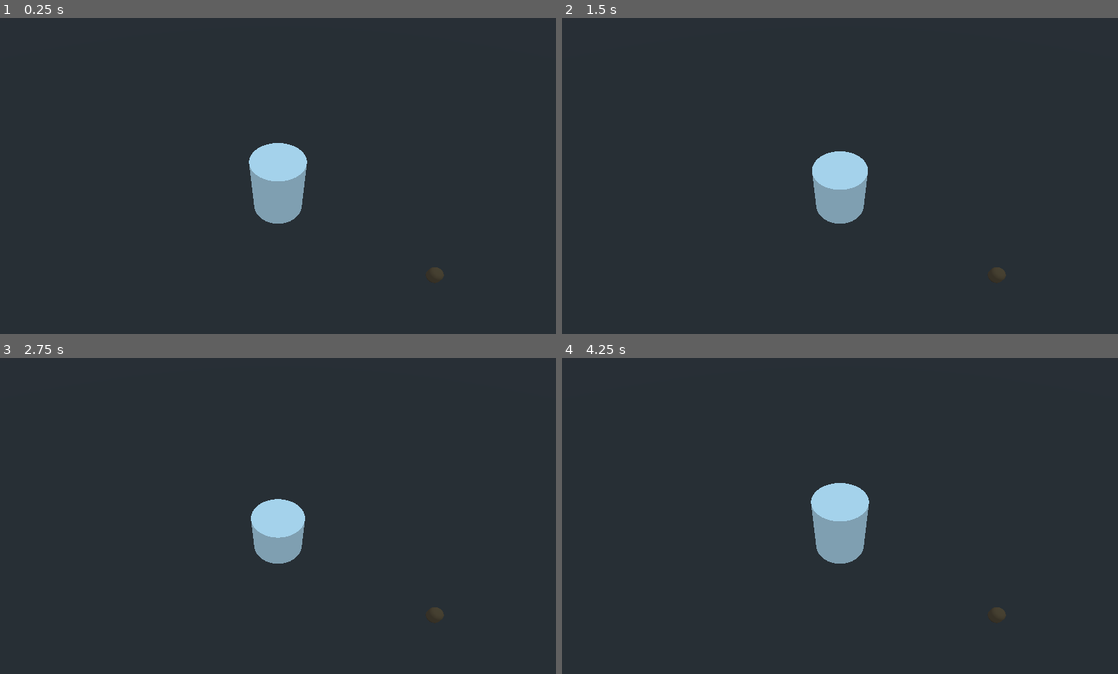
Above: before the commit, frames 1-4 (two rows, left to right).
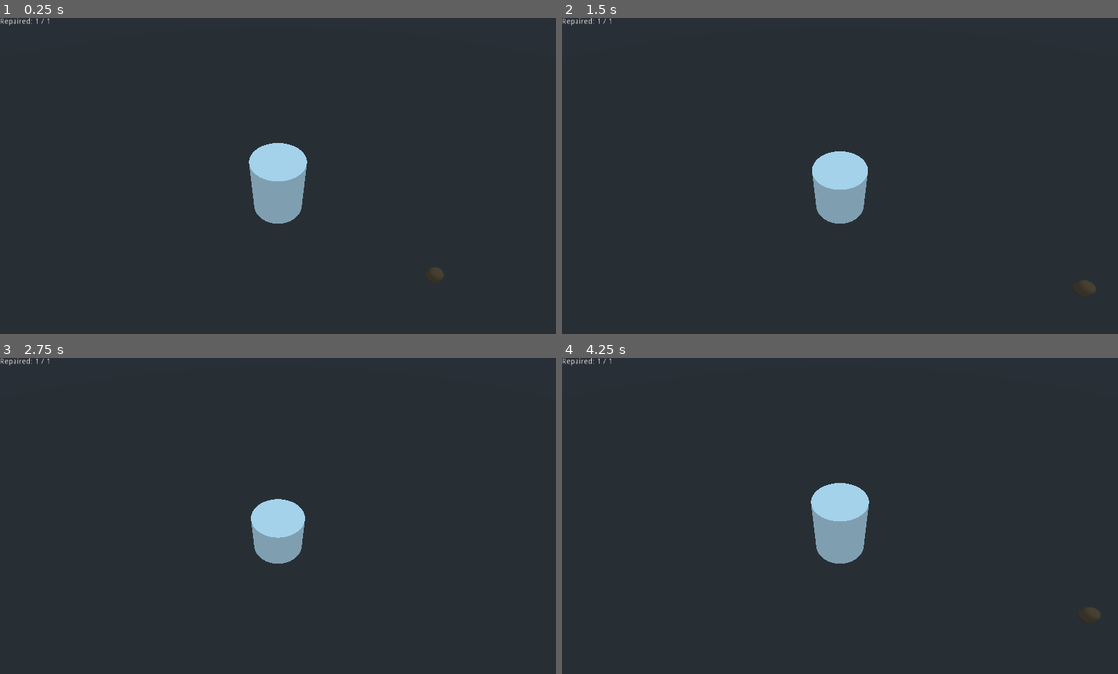
Above: after the commit, the same moments.

Repository: bmolyneaux/GGJ2020
Game: Godot game, scene res://Level/Jez Test Town.tscn
The game is run twice, just before and just after one commit, with the same random seed, the same clock (stepped at 60 frames per second) and the same inputs. This scene is started directly instead of the project's main scene.
Inputs:
- Up to frame 1 (0.25 s): no input
- Up to frame 2 (1.5 s): hold D 0.53-1.28 s; hold S from 1.28 s (still down)
- Up to frame 3 (2.75 s): release S at 2.03 s; hold D from 2.03 s (still down)
- Up to frame 4 (4.25 s): release D at 2.78 s; hold W 2.78-3.53 s; hold A from 3.53 s (still down)

The runs differ from the first frame. In frame 1, less than 0.1% of the frame differs, in the area x 0-9%, y 0-3%; in frame 2, 0.2%, in the area x 0-96%, y 0-87%; in frame 3, 0.1%; in frame 4, 0.2%.

Commit message:
Add a debug label to say what the score is

Diff:
--- a/Game/GameManager.gd
+++ b/Game/GameManager.gd
@@ -11,3 +11,5 @@
 	for repairable in repairables:
 		if repairable.repaired:
 			numRepaired += 1
+
+	$DebugLabel.text = "Repaired: %s / %s" % [numRepaired, repairables.size()]
--- a/Level/Jez Test Town.tscn
+++ b/Level/Jez Test Town.tscn
@@ -1,8 +1,9 @@
-[gd_scene load_steps=4 format=2]
+[gd_scene load_steps=5 format=2]
 
 [ext_resource path="res://Repairable/Repairable.tscn" type="PackedScene" id=1]
 [ext_resource path="res://Repairer/Repairer.tscn" type="PackedScene" id=2]
 [ext_resource path="res://Game/GameManager.gd" type="Script" id=3]
+[ext_resource path="res://Repairer/PlayerController.gd" type="Script" id=4]
 
 [node name="Spatial" type="Spatial"]
 
@@ -15,5 +16,16 @@
 [node name="Repairer" parent="." instance=ExtResource( 2 )]
 transform = Transform( 1, 0, 0, 0, 1, 0, 0, 0, 1, 4.98274, 0, 3.11699 )
 
+[node name="Node" type="Node" parent="Repairer"]
+script = ExtResource( 4 )
+
 [node name="Game Manager" type="Node" parent="."]
 script = ExtResource( 3 )
+
+[node name="DebugLabel" type="RichTextLabel" parent="Game Manager"]
+margin_right = 1022.0
+margin_bottom = 591.0
+text = "Hello!"
+__meta__ = {
+"_edit_use_anchors_": false
+}
--- a/Repairable/Repairable.tscn
+++ b/Repairable/Repairable.tscn
@@ -6,7 +6,9 @@
 
 [sub_resource type="CylinderShape" id=2]
 
-[node name="Repairable" type="Spatial"]
+[node name="Repairable" type="Spatial" groups=[
+"Repairable",
+]]
 script = ExtResource( 1 )
 
 [node name="MeshInstance" type="MeshInstance" parent="."]
